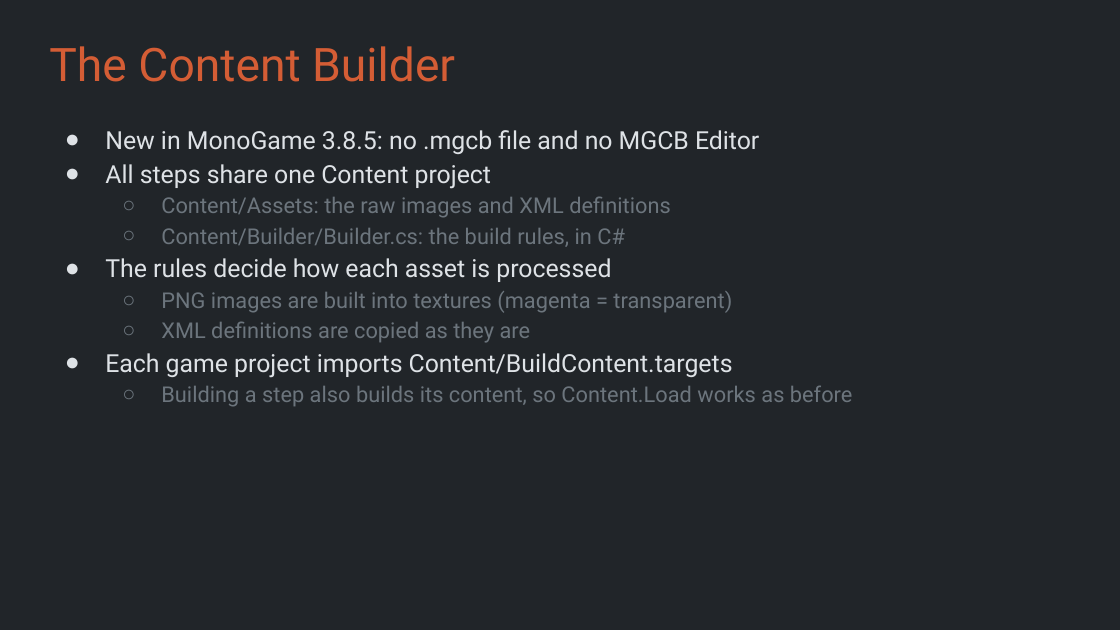
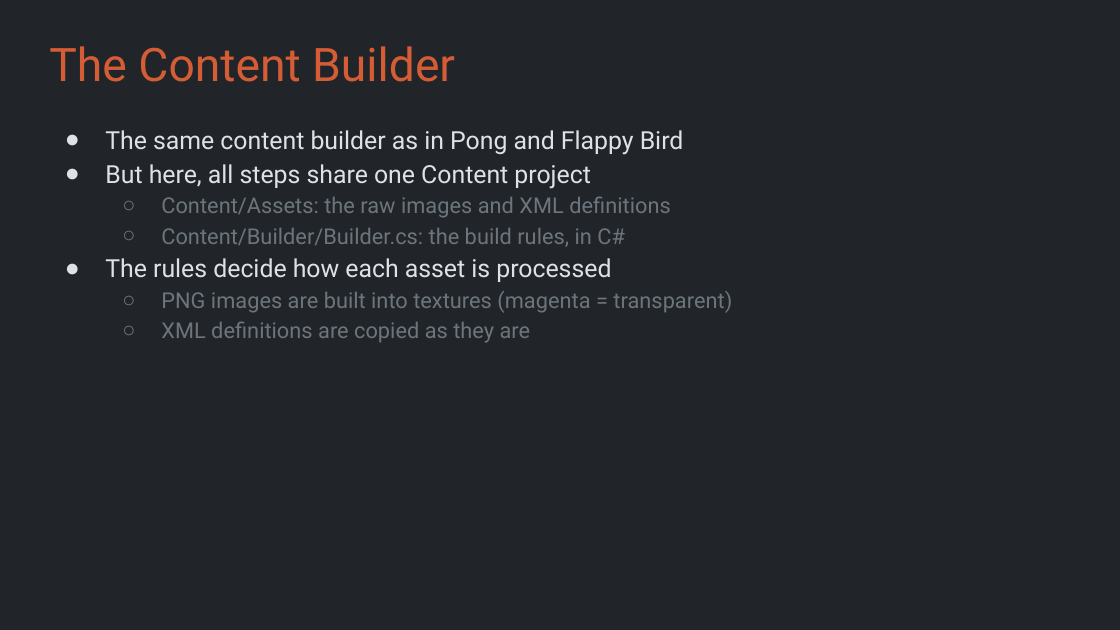
Before and after one commit to Metamate/gar, a slide deck: slide 5 of slides/03 Snake.pptx. Drawn at 1120x630 pixels with LibreOffice and Linux fonts; fonts in the diff are those of the drawing. Boxes give left, top, right and bottom in pixels: in the first picture for what was removed or moved away, otherwise in the second. Text is boxed around its words. In the diff, an @@ line names an element or a change of style, - is before the commit and + after.

```diff
--- a/slides/03 Snake.pptx
+++ b/slides/03 Snake.pptx
@@ text at <box>105,130,684,189</box>: text changed @@
-● New in MonoGame 3.8.5: no .mgcb file and no MGCB Editor
-● All steps share one Content project
+● The same content builder as in Pong and Flappy Bird
+● But here, all steps share one Content project
@@ text at <box>105,353,853,407</box>: paragraphs removed @@
-● Each game project imports Content/BuildContent.targets
-  ○ Building a step also builds its content, so Content.Load works as before
```
Also in this commit, not shown: 7 other files.
